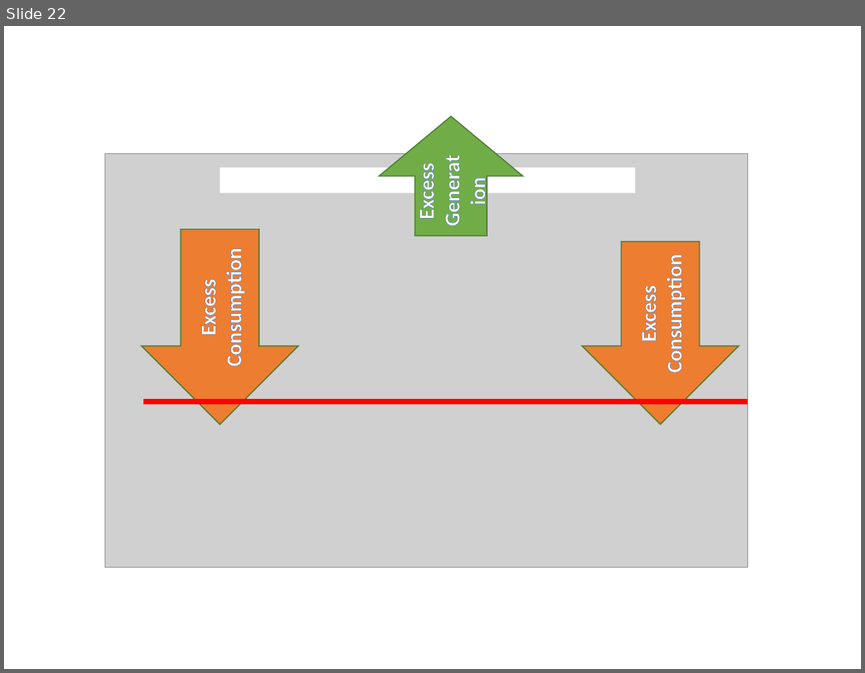
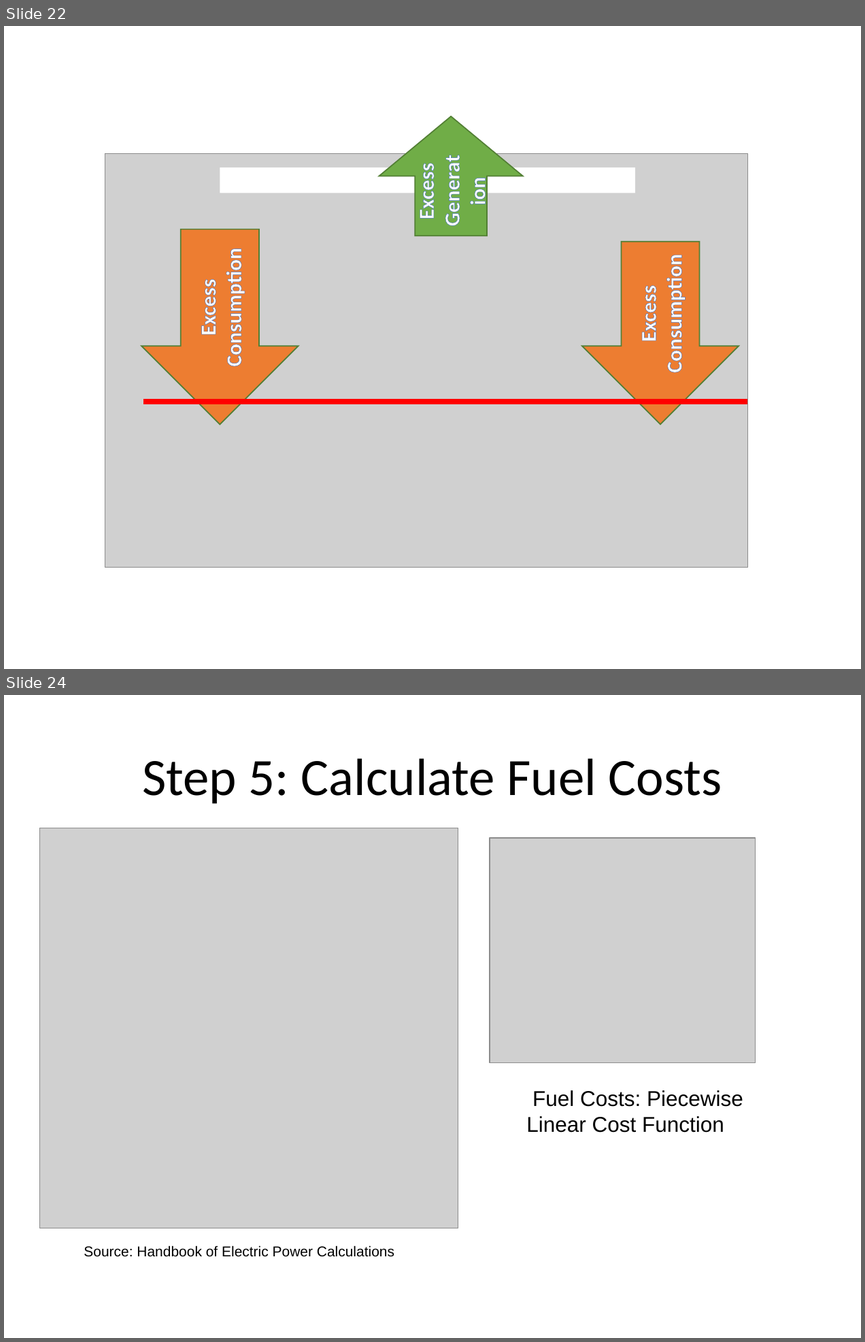
Before and after one commit to akantamn/EE5230-Project, a slide deck: Presentation/EE-Project-Presentation.pptx. Shown one above the other, each under a label of ours: slide 22 before the commit, slides 22 and 24 after it; the slides between them are not shown. The pictures are 865x673 and 865x1342 pixels, drawn with LibreOffice and Linux fonts; fonts in the diff are those of the drawing; grey boxes stand for pictures; background and template pictures are left out. Boxes give left, top, right and bottom in pixels: in the first picture for what was removed or moved away, otherwise in the second. Text is boxed around its words. In the diff, an @@ line names an element or a change of style, - is before the commit and + after.

```diff
--- a/Presentation/EE-Project-Presentation.pptx
+++ b/Presentation/EE-Project-Presentation.pptx
@@ slide 24 added at box(4, 695, 861, 1338), background picture (left out) @@
@@ title added at box(142, 758, 722, 804), 44 pt, text #000000 @@
+Step 5: Calculate Fuel Costs
@@ picture added at box(40, 828, 458, 1228) @@
@@ picture added at box(490, 838, 755, 1063) @@
@@ text added at box(526, 1090, 743, 1132), 18 pt, text #000000 @@
+Fuel Costs: Piecewise Linear Cost Function
@@ text added at box(84, 1245, 394, 1257), 12 pt, text #000000 @@
+Source: Handbook of Electric Power Calculations
```
Also in this commit, not shown: 2 slides changed, 12 other slides added, 2 other files.
